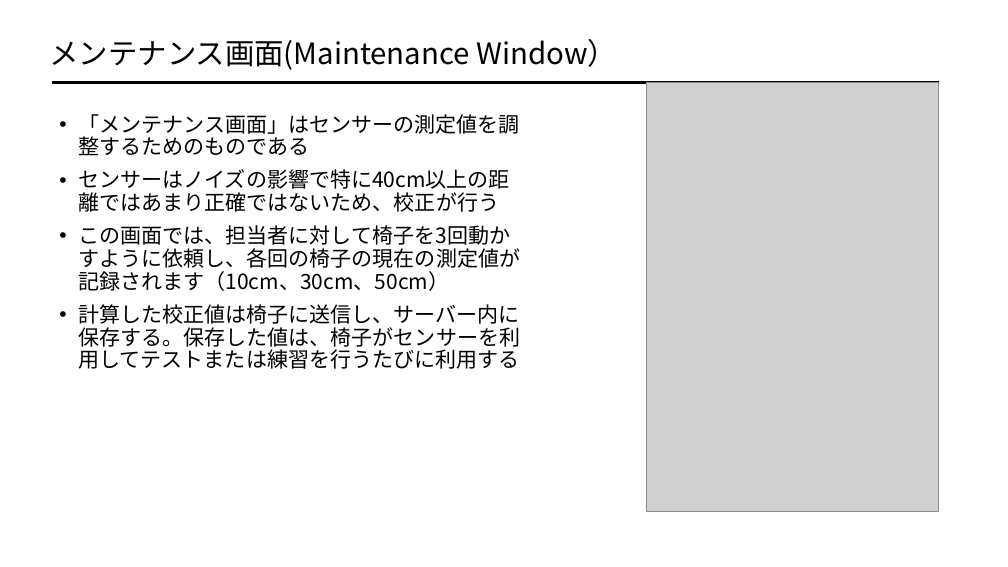
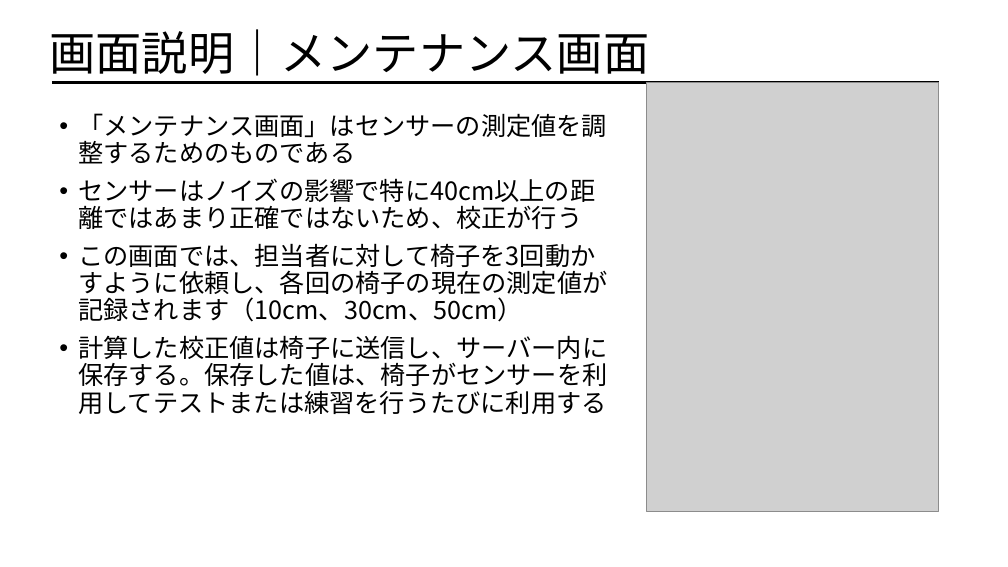
Before and after one commit to afiqfadzil/pythonProject1, a slide deck: slide 18 of LOCOMOTION.pptx (slide 16 before the commit). Drawn at 1008x567 pixels with LibreOffice and Linux fonts; fonts in the diff are those of the drawing; grey boxes stand for pictures. Boxes give left, top, right and bottom in pixels: in the first picture for what was removed or moved away, otherwise in the second. Text is boxed around its words. In the diff, an @@ line names an element or a change of style, - is before the commit and + after.

```diff
--- a/LOCOMOTION.pptx
+++ b/LOCOMOTION.pptx
@@ title at box(50, 29, 650, 82): text changed; size 28 to 44 pt @@
-メンテナンス画面(Maintenance Window）
+画面説明｜メンテナンス画面
@@ text "「メンテナンス画面」はセンサーの測定値を調整するためのものである" at box(78, 113, 607, 414): size 20 to 24 pt @@
```
Also in this commit, not shown: 21 other slides changed, 2 slides added, 5 other files.
